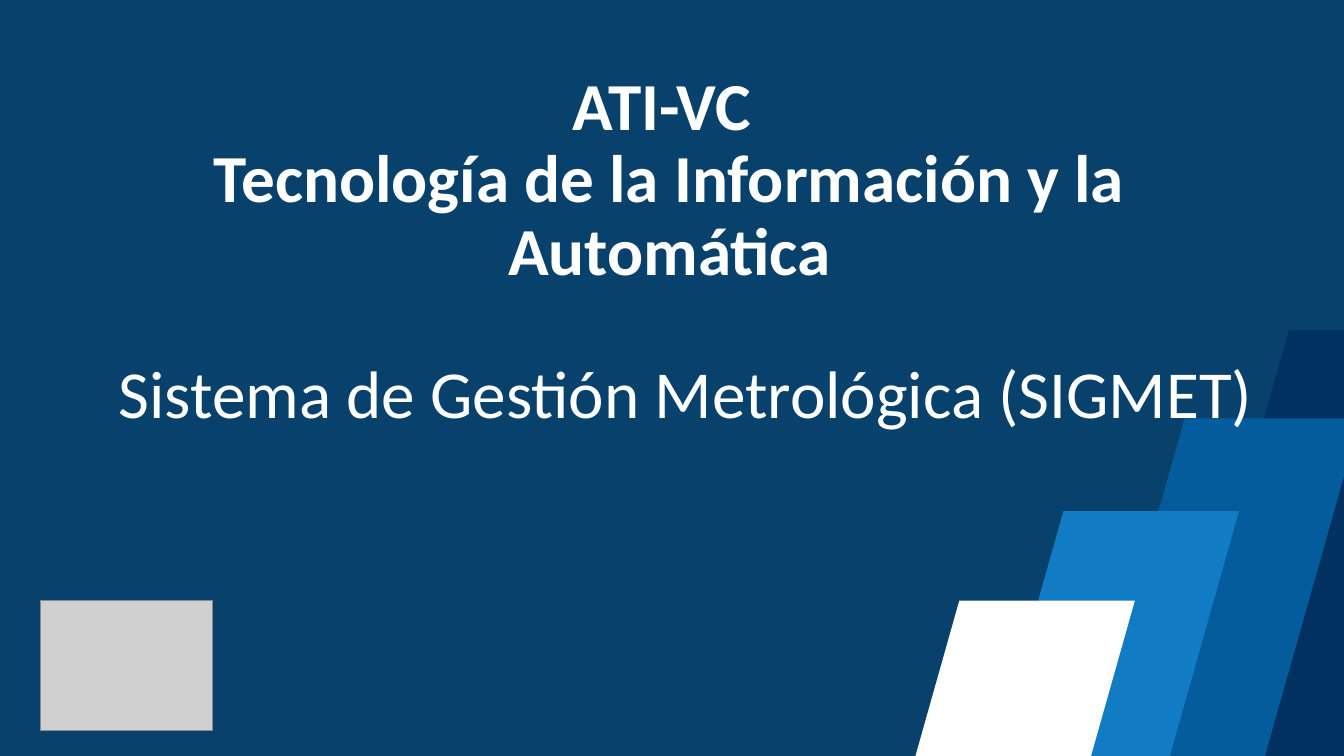
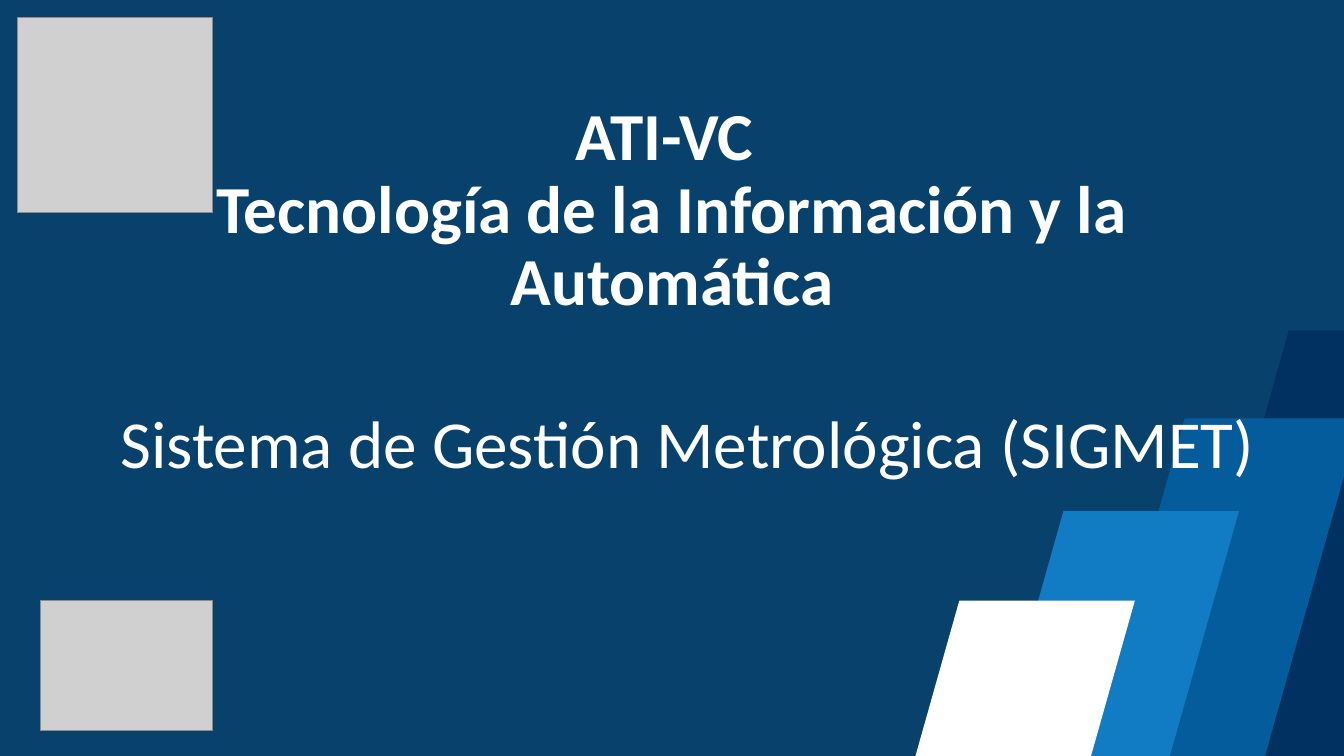
Before and after one commit to AtiFeriaHabana/AtiFeriaHabana-github.io, a slide deck: slide 1 of doc/Sigmet Feria Inf. 2024.ppsx. Drawn at 1344x756 pixels with LibreOffice and Linux fonts; fonts in the diff are those of the drawing; grey boxes stand for pictures. Boxes give left, top, right and bottom in pixels: in the first picture for what was removed or moved away, otherwise in the second. Text is boxed around its words. In the diff, an @@ line names an element or a change of style, - is before the commit and + after.

```diff
--- a/doc/Sigmet Feria Inf. 2024.ppsx
+++ b/doc/Sigmet Feria Inf. 2024.ppsx
@@ picture added at box(17, 17, 213, 213) @@
@@ title "ATI-VC Tecnología de la Información ...": place and size @@
-title "ATI-VC Tecnología de la Información ..." at box(214, 86, 1124, 276)
+title "ATI-VC Tecnología de la Información ..." at box(216, 116, 1127, 306)
@@ text "Sistema de Gestión Metrológica (SIGMET)": place and size @@
-text "Sistema de Gestión Metrológica (SIGMET)" at box(119, 369, 1252, 435)
+text "Sistema de Gestión Metrológica (SIGMET)" at box(120, 419, 1254, 484)
```
Also in this commit, not shown: 4 other slides changed, 5 slides added, 1 other file.
